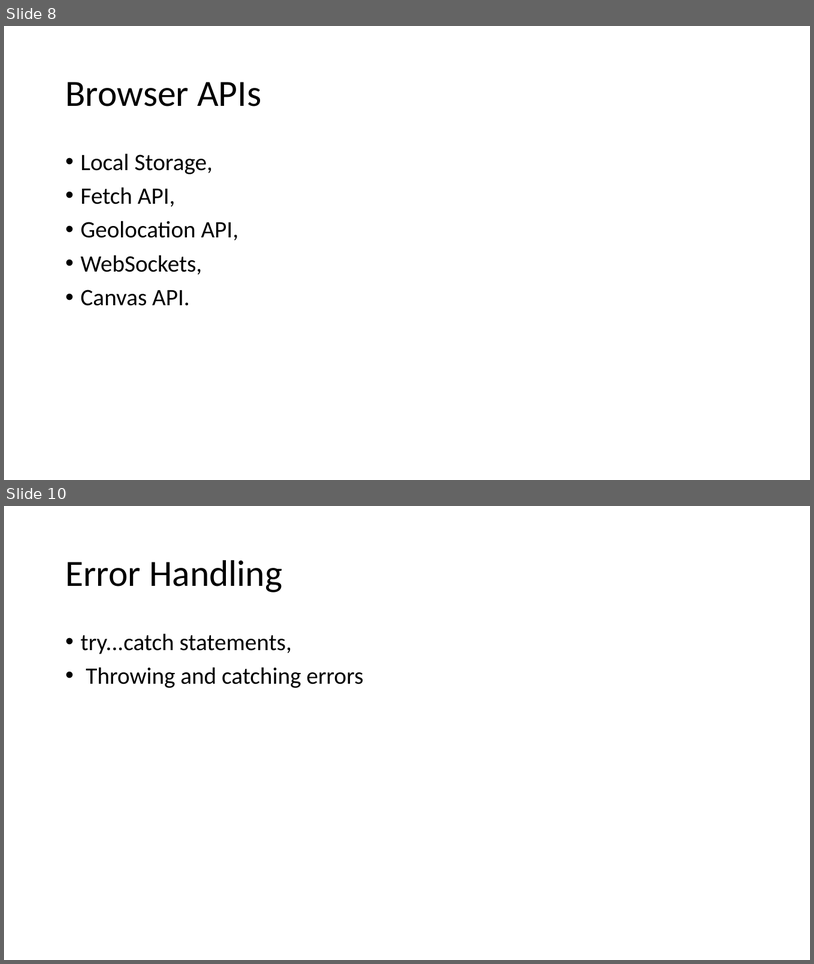
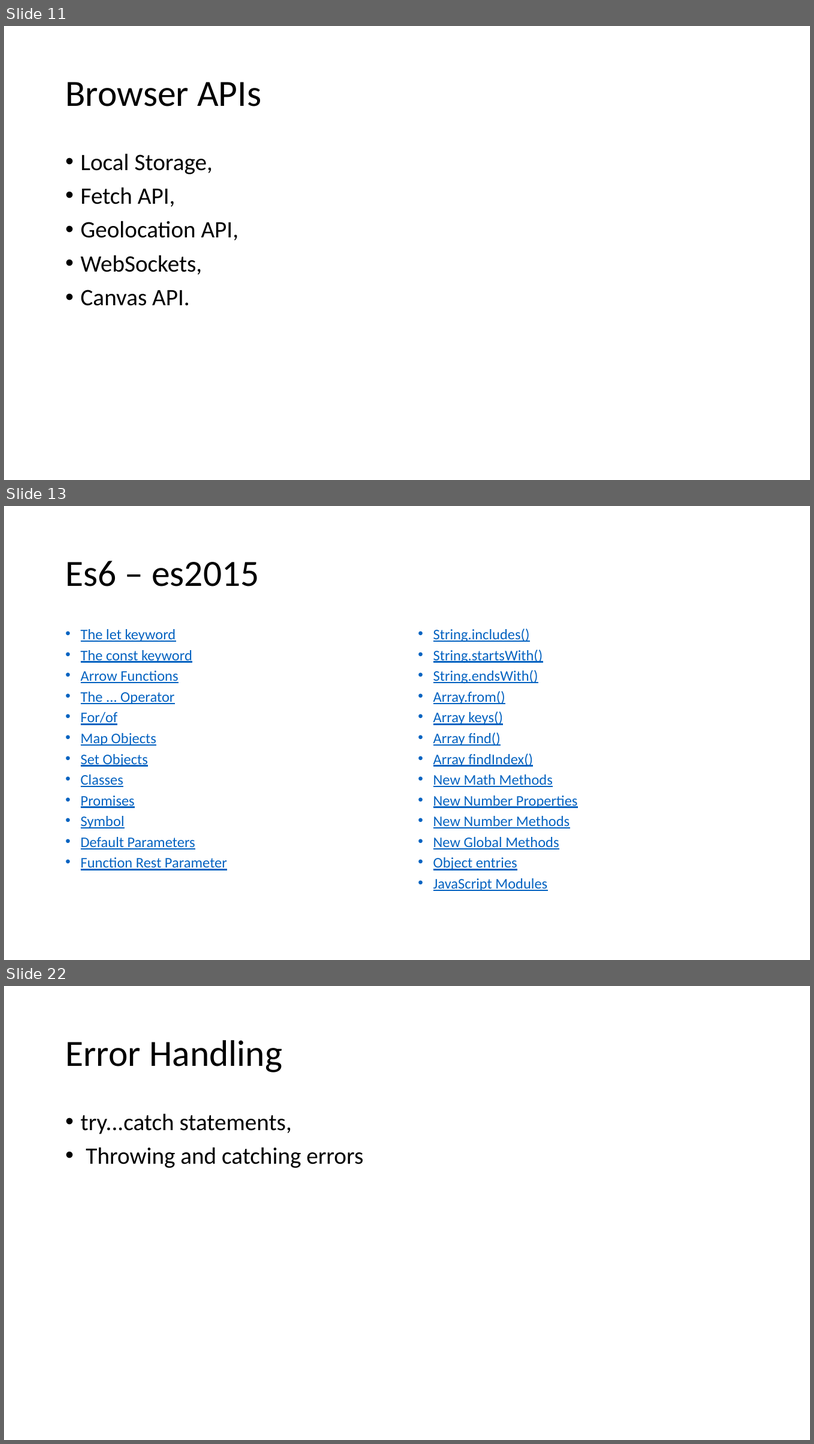
Before and after one commit to babumiya435/Portfolio, a slide deck: usp/Lstructure.pptx. Shown one above the other, each under a label of ours: slides 8 and 10 before the commit, slides 11, 13 and 22 after it; the slides between them are not shown. The pictures are 814x964 and 814x1444 pixels, drawn with LibreOffice and Linux fonts; fonts in the diff are those of the drawing. Boxes give left, top, right and bottom in pixels: in the first picture for what was removed or moved away, otherwise in the second. Text is boxed around its words. In the diff, an @@ line names an element or a change of style, - is before the commit and + after.

```diff
--- a/usp/Lstructure.pptx
+++ b/usp/Lstructure.pptx
@@ slide 13 added at (4,506,810,960), background #FFFFFF @@
@@ title added at (65,561,259,586), 44 pt, text #000000 @@
+Es6 – es2015
@@ text added at (81,629,227,870), 17.5 pt, text #0563C1, underline @@
+• The let keyword
+• The const keyword
+• Arrow Functions
+• The ... Operator
+• For/of
+• Map Objects
+• Set Objects
+• Classes
+• Promises
+• Symbol
+• Default Parameters
+• Function Rest Parameter
@@ text added at (434,628,578,891), 17.5 pt, text #0563C1, underline @@
+• String.includes()
+• String.startsWith()
+• String.endsWith()
+• Array.from()
+• Array keys()
+• Array find()
+• Array findIndex()
+• New Math Methods
+• New Number Properties
+• New Number Methods
+• New Global Methods
+• Object entries
+• JavaScript Modules
@@ what was slide 8 is now slide 11 @@
@@ what was slide 10 is now slide 22 @@
```
Also in this commit, not shown: 8 slides changed, 11 other slides added.
